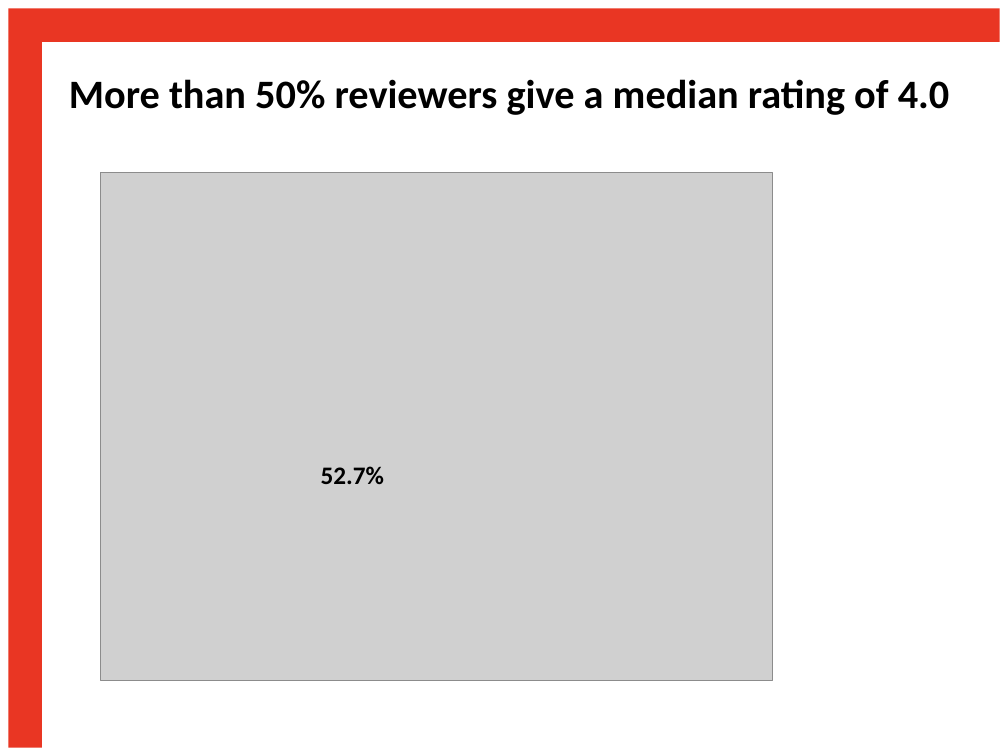
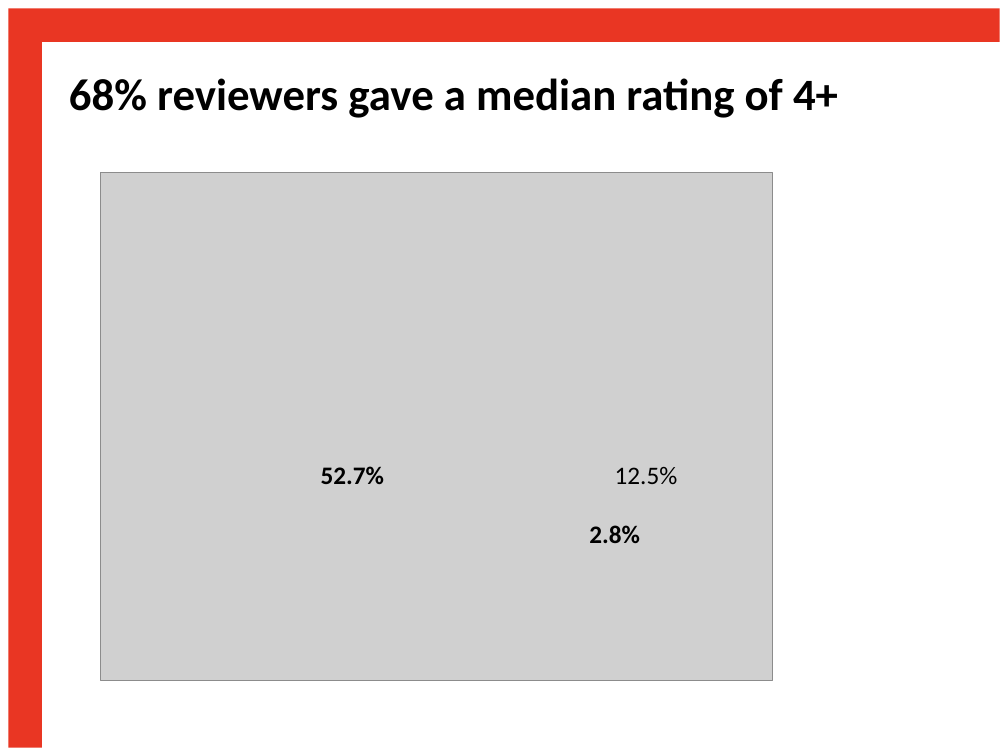
Before and after one commit to priyankaaggarwal/Yelp_dataset_eval, a slide deck: slide 4 of yelp_project.pptx. Drawn at 1008x756 pixels with LibreOffice and Linux fonts; fonts in the diff are those of the drawing; grey boxes stand for pictures. Boxes give left, top, right and bottom in pixels: in the first picture for what was removed or moved away, otherwise in the second. Text is boxed around its words. In the diff, an @@ line names an element or a change of style, - is before the commit and + after.

```diff
--- a/yelp_project.pptx
+++ b/yelp_project.pptx
@@ title at <box>69,78,838,118</box>: text changed; size 28.8 to 32 pt @@
-More than 50% reviewers give a median rating of 4.0
+68% reviewers gave a median rating of 4+
@@ text added at <box>615,467,678,484</box>, 18 pt, text #000000 @@
+12.5%
@@ text added at <box>589,525,640,543</box>, 18 pt, text #000000, bold @@
+2.8%
```
Also in this commit, not shown: 1 other slide changed, 1 other file.
